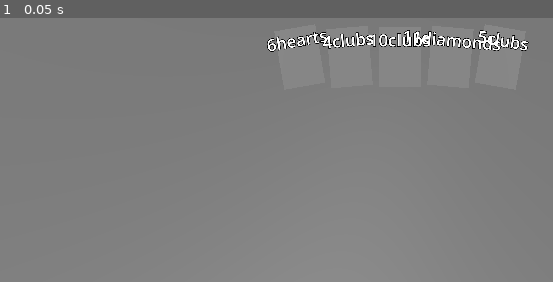
Above: before the commit, frame 1.
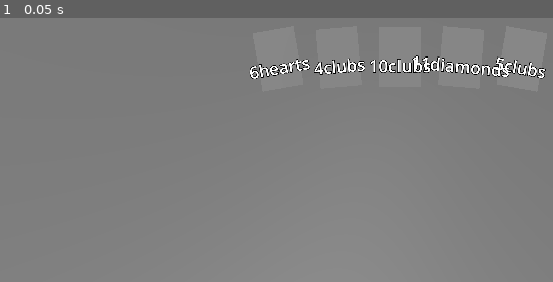
Above: after the commit, the same moment.

Repository: eerieA/game-qs-grill
Game: Godot game, scene res://scenes/main.tscn
Two runs of this game, one before a commit and one after it. Both use one fixed random seed, a clock stepped at 60 frames per second and the inputs below.
Inputs:
- Up to frame 1 (0.05 s): no input

The runs differ from the first frame. In frame 1, 3.2% of the frame differs, in the area x 45-99%, y 4-24%.

Commit message:
adding an alt pivot on a card for rotations

Diff:
--- a/scenes/car3d.tscn
+++ b/scenes/card3d.tscn
@@ -7,13 +7,18 @@
 material = ExtResource("1_kv6y2")
 size = Vector3(1, 0.02, 1.4)
 
-[node name="Car3d" type="Node3D"]
+[node name="Card3d" type="Node3D"]
 script = ExtResource("1_pkj74")
 
-[node name="MeshInstance3D" type="MeshInstance3D" parent="."]
+[node name="RotPivot" type="MeshInstance3D" parent="."]
+transform = Transform3D(1, 0, 0, 0, 1, 0, 0, 0, 1, 0, 0, 3)
+
+[node name="MeshInstance3D" type="MeshInstance3D" parent="RotPivot"]
+transform = Transform3D(1, 0, 0, 0, 1, 0, 0, 0, 1, 0, 0, -3)
 mesh = SubResource("BoxMesh_mxbvw")
+skeleton = NodePath("../..")
 
-[node name="Label3D" type="Label3D" parent="."]
-transform = Transform3D(1, 0, 0, 0, -4.371139e-08, 1, 0, -1, -4.371139e-08, 0, 0.03, -0.4)
+[node name="Label3D" type="Label3D" parent="RotPivot"]
+transform = Transform3D(1, 0, 0, 0, -4.371139e-08, 1, 0, -1, -4.371139e-08, 0, 0.03, -2.8)
 text = "A♠"
 font_size = 80
--- a/scenes/main.tscn
+++ b/scenes/main.tscn
@@ -1,7 +1,7 @@
 [gd_scene load_steps=4 format=3 uid="uid://bsgilbryd3wy8"]
 
 [ext_resource type="Script" uid="uid://ccxxxrk5qaw21" path="res://scripts/main.gd" id="1_o5qli"]
-[ext_resource type="PackedScene" uid="uid://btt5rb6jsorjm" path="res://scenes/car3d.tscn" id="2_0wfyh"]
+[ext_resource type="PackedScene" uid="uid://btt5rb6jsorjm" path="res://scenes/card3d.tscn" id="2_0wfyh"]
 
 [sub_resource type="PlaneMesh" id="PlaneMesh_0wfyh"]
 size = Vector2(19.2, 10.8)
--- a/scripts/main.gd
+++ b/scripts/main.gd
@@ -32,7 +32,8 @@
 	var total_width = (card_count - 1) * spacing
 	var start_x = -total_width / 2.0
 
-	var fan_angle = deg_to_rad(20.0)  # total spread angle
+	# total spread angle
+	var fan_angle = deg_to_rad(20.0)
 	var start_angle = -fan_angle / 2.0
 
 	for i in range(card_count):
@@ -44,11 +45,12 @@
 			return
 
 		card.card_data = card_data
+		hand_anchor.add_child(card)
 
 		# Calculate each card's rotation using total spread angle and num of cards
 		var t = float(i) / (card_count - 1)
 		var angle = start_angle + t * fan_angle
 
 		card.position = Vector3(start_x + i * spacing, 0, 0)
-		card.rotation_degrees.y = rad_to_deg(-angle)
-		hand_anchor.add_child(card)
+		#card.rotation_degrees.y = rad_to_deg(-angle)
+		card.set_rotation_y(rad_to_deg(-angle))
--- a/scripts/scenes/card3d.gd
+++ b/scripts/scenes/card3d.gd
@@ -3,8 +3,9 @@
 
 @export var card_data: CardData
 
-@onready var mesh = $MeshInstance3D
-@onready var label = $Label3D
+@onready var rot_pivot = $RotPivot
+@onready var mesh = $RotPivot/MeshInstance3D
+@onready var label = $RotPivot/Label3D
 
 
 func _ready():
@@ -16,3 +17,9 @@
 	if not card_data:
 		return
 	label.text = "%s%s" % [card_data.rank, card_data.suit]
+
+
+# Public helper to rotate the card around an alt pivot
+func set_rotation_y(angle: float):
+	print("Children of Card3D:", get_child_count(), get_child(0).name)
+	rot_pivot.rotation_degrees.y = angle
